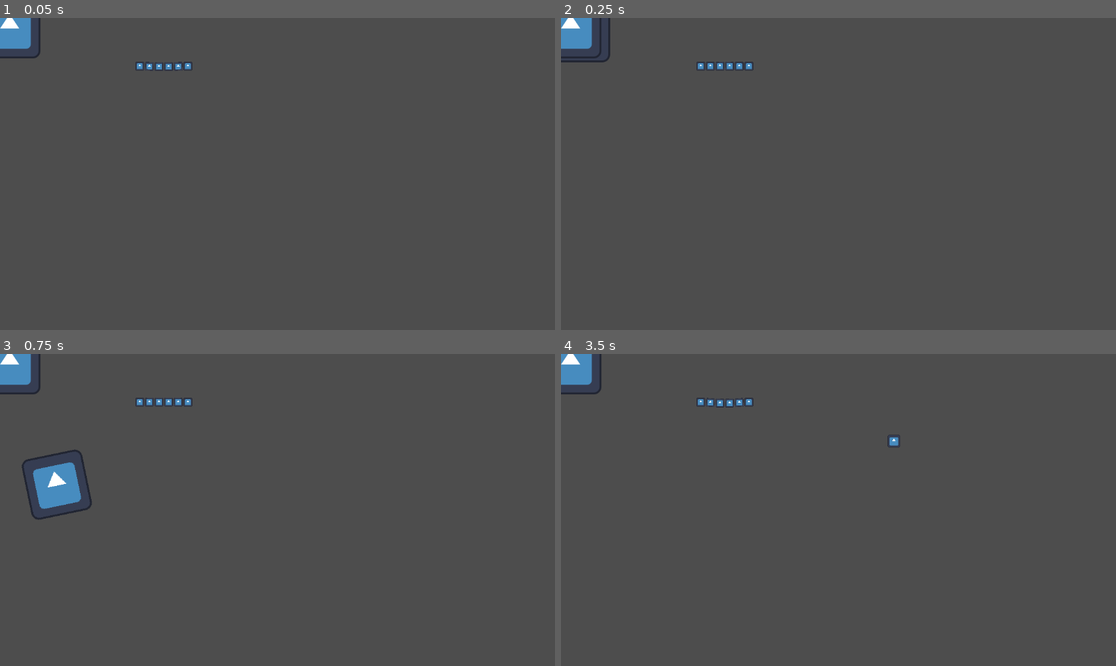
Above: before the commit, frames 1-4 (two rows, left to right).
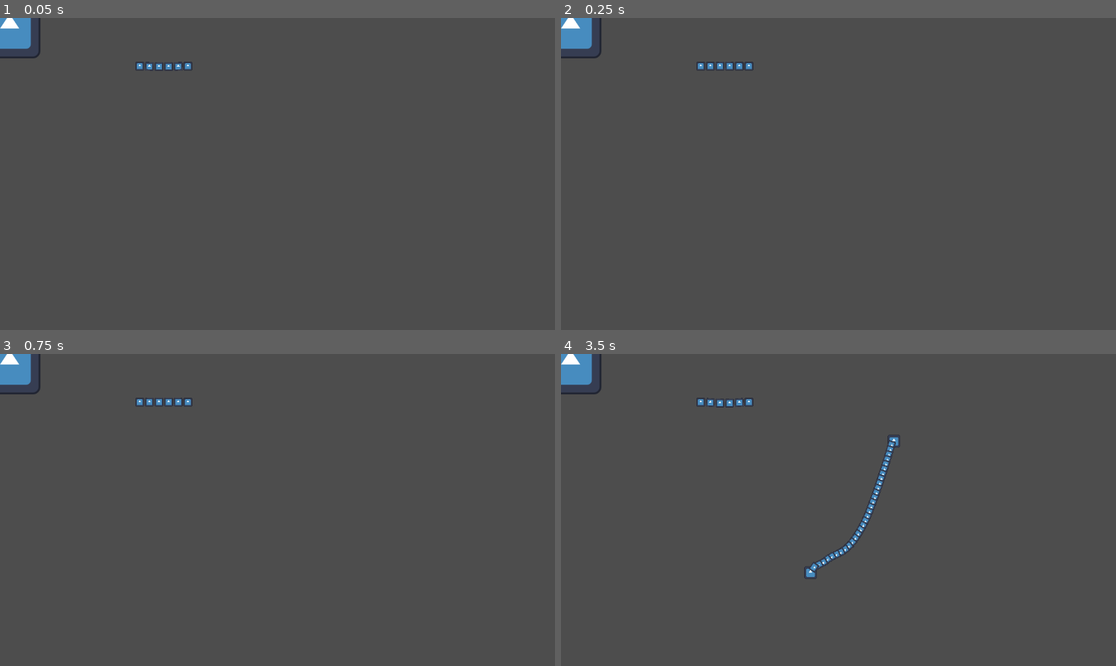
Above: after the commit, the same moments.

Repository: Hugo-Blosse/godot-physics-test
Game: Godot game, scene res://main.tscn
Two runs of this game, one before a commit and one after it. Both use one fixed random seed, a clock stepped at 60 frames per second and the inputs below. The engine's default icon, where the game draws it, is replaced by a stand-in: a white triangle on a blue panel in a dark square.
Inputs (mouse positions are in pixels of both pictures, inside the frame that each line leads up to):
- Up to frame 1 (0.05 s): no input
- Up to frame 2 (0.25 s): no input
- Up to frame 3 (0.75 s): move the mouse to (399, 494) at 0.52 s; tap H (add_rope) at 0.6 s
- Up to frame 4 (3.5 s): tap F (finish) at 0.8, 1.35, 3.05 s; move the mouse to (727, 525) at 1.27 s; tap S (start) at 1.55, 2.1 s; move the mouse to (894, 441) at 2.02 s; tap H (add_rope) at 2.3, 2.85 s; move the mouse to (810, 572) at 2.77 s

Frame 1 is identical in both runs. In frame 2, 0.1% of the frame differs, in the area x 0-9%, y 0-15%; in frame 3, 1.3%, in the area x 3-17%, y 30-54%; in frame 4, 0.6%.

Commit message:
rope attachment fix

Diff:
--- a/project.godot
+++ b/project.godot
@@ -14,6 +14,10 @@
 run/main_scene="res://main.tscn"
 config/features=PackedStringArray("4.2", "Mobile")
 config/icon="res://icon.svg"
+
+[editor_plugins]
+
+enabled=PackedStringArray("res://addons/Todo_Manager/plugin.cfg")
 
 [input]
 
--- a/rope_control.gd
+++ b/rope_control.gd
@@ -16,7 +16,8 @@
 		return
 	rope_start_part.global_position = rope_starting_position
 	rope_start_part.get_node("Rotation/PJ").node_a = rope_start_part.get_path()
-	rope_final_part.global_position = rope_final_position
+	if rope_final_part.get_class() == "RopeEndPart":
+		rope_final_part.global_position = rope_final_position
 	start_angle = (rope_final_position - rope_starting_position).angle()
 	rope_start_part.get_node("Rotation").rotation = start_angle
 	rope_final_part.get_node("Rotation").rotation = start_angle
@@ -53,3 +54,8 @@
 func rope_breaks(id : int) -> void:
 	if id != rope_parts[-1].id:
 		rope_parts[id+1].broken = true
+
+
+# TODO make rope stronger
+# TODO multiple layer rope
+# OPTIMIZE rope physics
--- a/rope_part.gd
+++ b/rope_part.gd
@@ -1,4 +1,5 @@
 extends RigidBody2D
+class_name RopeBase
 
 
 @onready var pj = $PJ
@@ -10,6 +11,6 @@
 
 
 func _physics_process(delta):
-	if global_position.distance_to(connected_part.global_position) >= 20 && !broken:
+	if (connected_part is RopeBase || connected_part is RopeEndPart) && global_position.distance_to(connected_part.global_position) >= 20 && !broken:
 		pj.set_node_b("")
 		get_parent().rope_breaks(id)
--- a/rope_part_12.gd
+++ b/rope_part_12.gd
@@ -1,4 +1,5 @@
 extends StaticBody2D
+class_name RopeEndPart
 
 
 var broken
--- a/test.gd
+++ b/test.gd
@@ -14,7 +14,7 @@
 
 func _input(event):
 	if Input.is_action_just_pressed("start"):
-		if rope_preview:
+		if is_instance_valid(rope_preview):
 			rope_preview.queue_free()
 		starting_position = get_viewport().get_mouse_position()
 		rope_preview = RopePartStart.instantiate()
@@ -39,25 +39,32 @@
 			final_position = get_viewport().get_mouse_position()
 			var closest_object = rope_preview
 			for child in get_children():
-				if (child.get_class() != "Node2D" && child.get_class() != "Control") && final_position.distance_to(child.global_position) < final_position.distance_to(closest_object.global_position):
-					closest_object = child
+				if is_instance_valid(child):
+					if (child.get_class() != "Node2D" && child.get_class() != "Control") && final_position.distance_to(child.global_position) < final_position.distance_to(closest_object.global_position):
+						closest_object = child
 			var rope = RopeControl.instantiate()
 			add_child(rope)
 			remove_child(rope_preview)
 			var rope_start_part = RopePartStart.instantiate()
 			rope.add_child(rope_start_part)
 			rope_start_part.global_position = starting_position
+			var query = PhysicsRayQueryParameters2D.create(starting_position, closest_object.global_position)
+			var collision = get_world_2d().direct_space_state.intersect_ray(query)
+			if !collision:
+				return
 			var rot = Node2D.new()
 			rot.name = "Rotation"
 			rot.global_position = closest_object.global_position
+			var final_position = closest_object.global_position
 			var pj = PinJoint2D.new()
 			pj.name = "PJ"
 			rot.add_child(pj)
-			pj.global_position = rot.global_position
 			closest_object.add_child(rot)
 			remove_child(closest_object)
 			rope.add_child(closest_object)
-			rope.create_rope(starting_position, closest_object.global_position, rope_start_part, closest_object)
+			closest_object.global_position = final_position
+			rope.create_rope(starting_position, collision.position, rope_start_part, closest_object)
+			pj.global_position = collision.position
 			starting_position = Vector2.ZERO
 	if Input.is_action_just_pressed("clear"):
 		starting_position = Vector2.ZERO
@@ -67,3 +74,8 @@
 		var ball = Ball.instantiate()
 		ball.global_position = get_viewport().get_mouse_position()
 		add_child(ball)
+
+
+# TODO stationary object for rope attachment
+# TODO object that starts stationary and can start moving later
+# TODO rope stretching with mouse
--- a/test.tscn
+++ b/test.tscn
@@ -5,7 +5,8 @@
 [ext_resource type="Texture2D" uid="uid://puc10aemwar4" path="res://icon.svg" id="4_cdim4"]
 [ext_resource type="PackedScene" uid="uid://b65tepsc53jqg" path="res://ball.tscn" id="4_hv5p2"]
 
-[sub_resource type="SeparationRayShape2D" id="SeparationRayShape2D_l4jw1"]
+[sub_resource type="CircleShape2D" id="CircleShape2D_sa45l"]
+radius = 60.0
 
 [node name="test" type="Node2D"]
 script = ExtResource("1_sgbw4")
@@ -15,11 +16,12 @@
 
 [node name="Ball" parent="." instance=ExtResource("4_hv5p2")]
 
-[node name="StaticBody2D" type="StaticBody2D" parent="."]
+[node name="TEts" type="StaticBody2D" parent="."]
 position = Vector2(20, 20)
+collision_mask = 2
 
-[node name="CollisionShape2D" type="CollisionShape2D" parent="StaticBody2D"]
-shape = SubResource("SeparationRayShape2D_l4jw1")
+[node name="Sprite2D" type="Sprite2D" parent="TEts"]
+texture = ExtResource("4_cdim4")
 
-[node name="Sprite2D" type="Sprite2D" parent="StaticBody2D"]
-texture = ExtResource("4_cdim4")
+[node name="CollisionShape2D" type="CollisionShape2D" parent="TEts"]
+shape = SubResource("CircleShape2D_sa45l")
Not shown, added: addons/Todo_Manager/ColourPicker.gd
Not shown, added: addons/Todo_Manager/Current.gd
Not shown, added: addons/Todo_Manager/Dock.gd
Not shown, added: addons/Todo_Manager/Pattern.gd
Not shown, added: addons/Todo_Manager/Project.gd
Not shown, added: addons/Todo_Manager/UI/ColourPicker.tscn
Not shown, added: addons/Todo_Manager/UI/Dock.tscn
Not shown, added: addons/Todo_Manager/UI/Pattern.tscn
Not shown, added: addons/Todo_Manager/plugin.cfg
Not shown, added: addons/Todo_Manager/plugin.gd
Not shown, added: addons/Todo_Manager/todo.cfg
Not shown, added: addons/Todo_Manager/todoItem_class.gd
(and 5 more such lines)
